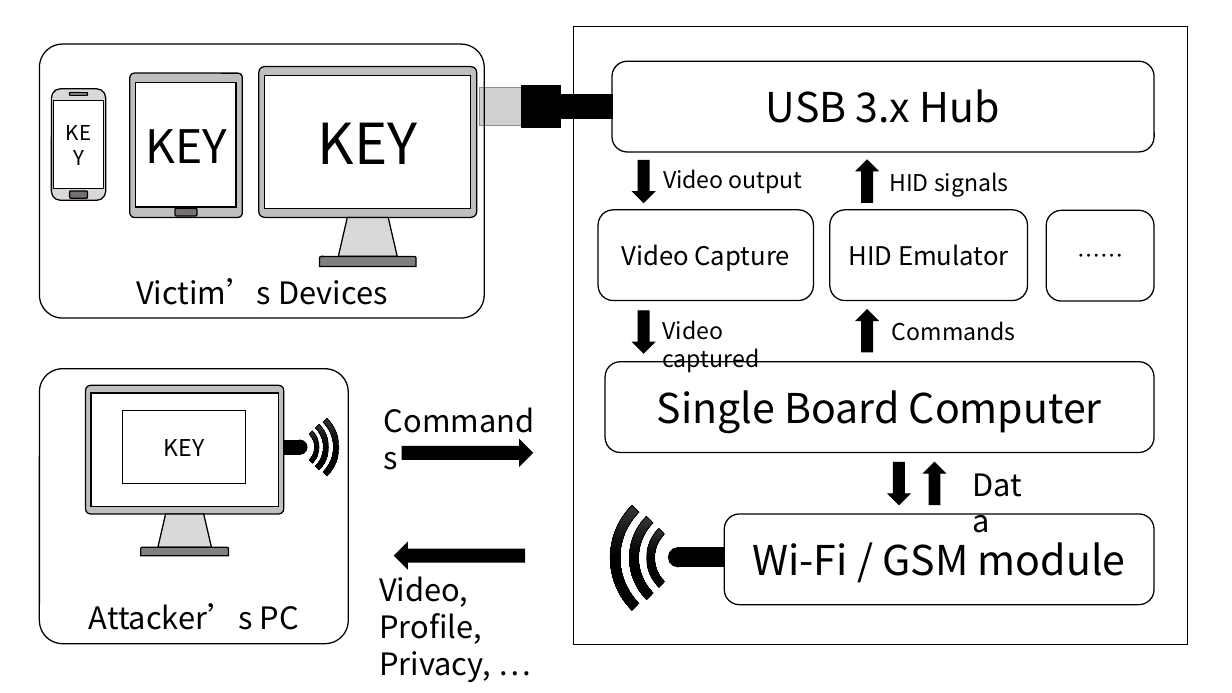
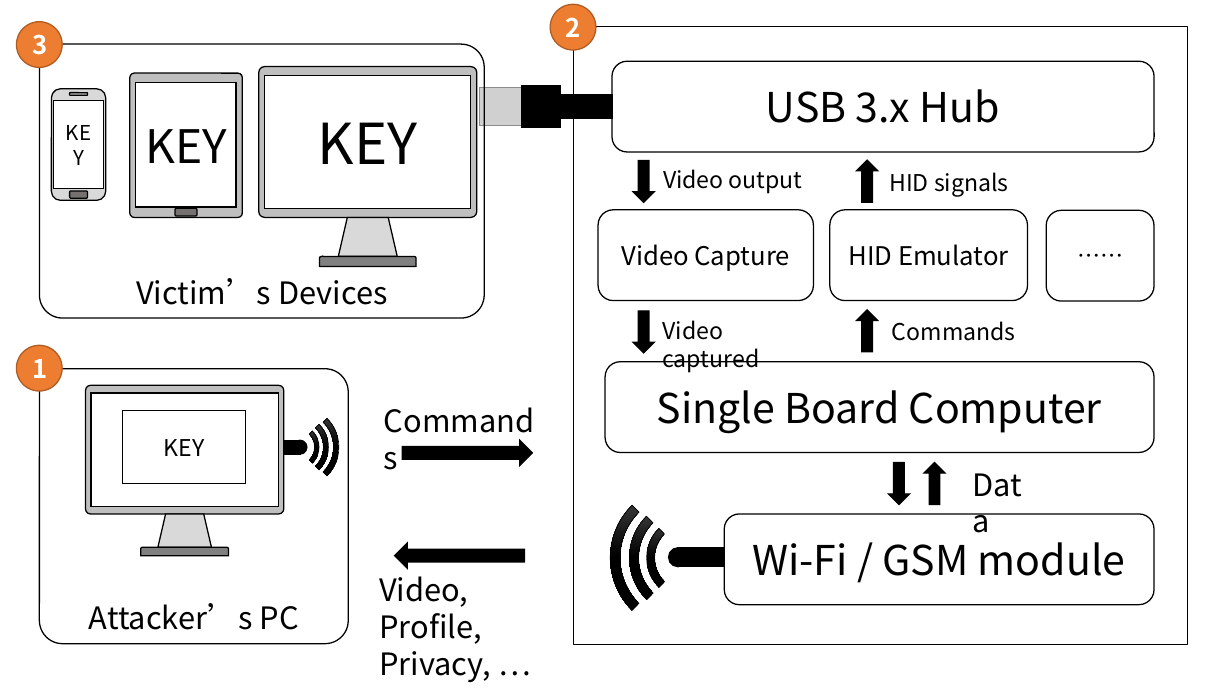
Before and after one commit to jwnhy/WOOT-BadUSB-C, a slide deck: slide 1 of WOOT/Figs/attack model/attack model.pptx. Drawn at 1232x693 pixels with LibreOffice and Linux fonts; fonts in the diff are those of the drawing; grey boxes stand for pictures. Boxes give left, top, right and bottom in pixels: in the first picture for what was removed or moved away, otherwise in the second. Text is boxed around its words. In the diff, an @@ line names an element or a change of style, - is before the commit and + after.

```diff
--- a/WOOT/Figs/attack model/attack model.pptx
+++ b/WOOT/Figs/attack model/attack model.pptx
@@ ellipse added at (17,22,62,67), fill #ED7D31, outline #AF5C24 1 pt, 20 pt, text #FFFFFF, bold @@
+3
@@ ellipse added at (550,5,595,50), fill #ED7D31, outline #AF5C24 1 pt, 20 pt, text #FFFFFF, bold @@
+2
@@ ellipse added at (17,346,62,391), fill #ED7D31, outline #AF5C24 1 pt, 20 pt, text #FFFFFF, bold @@
+1
```
Also in this commit, not shown: 1 other file.
